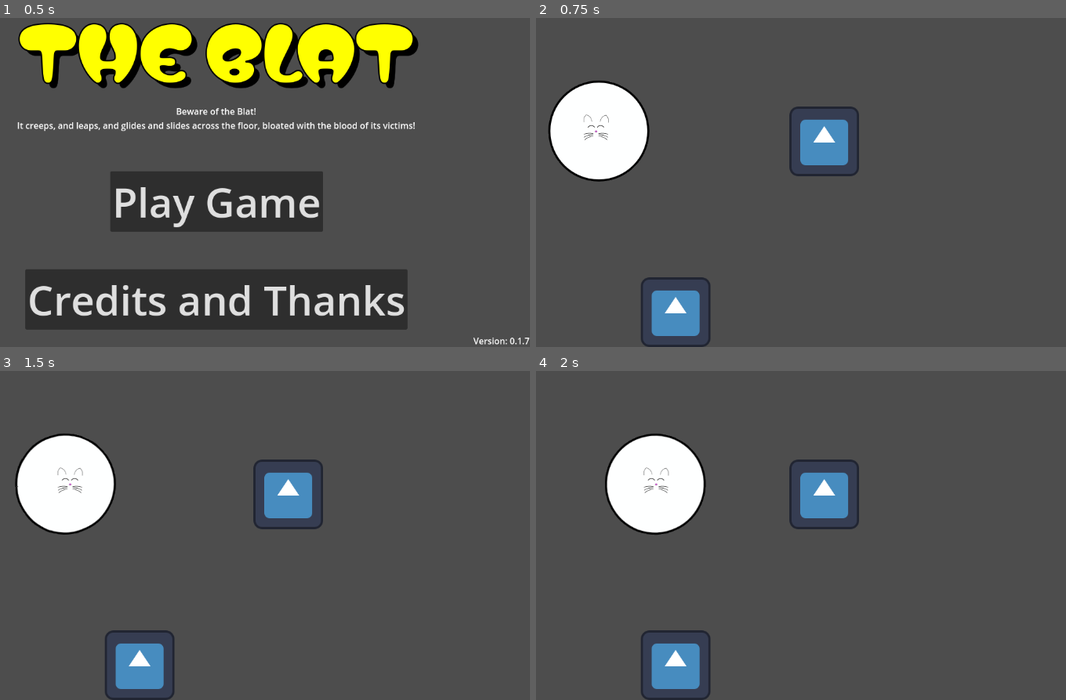
Above: before the commit, frames 1-4 (two rows, left to right).
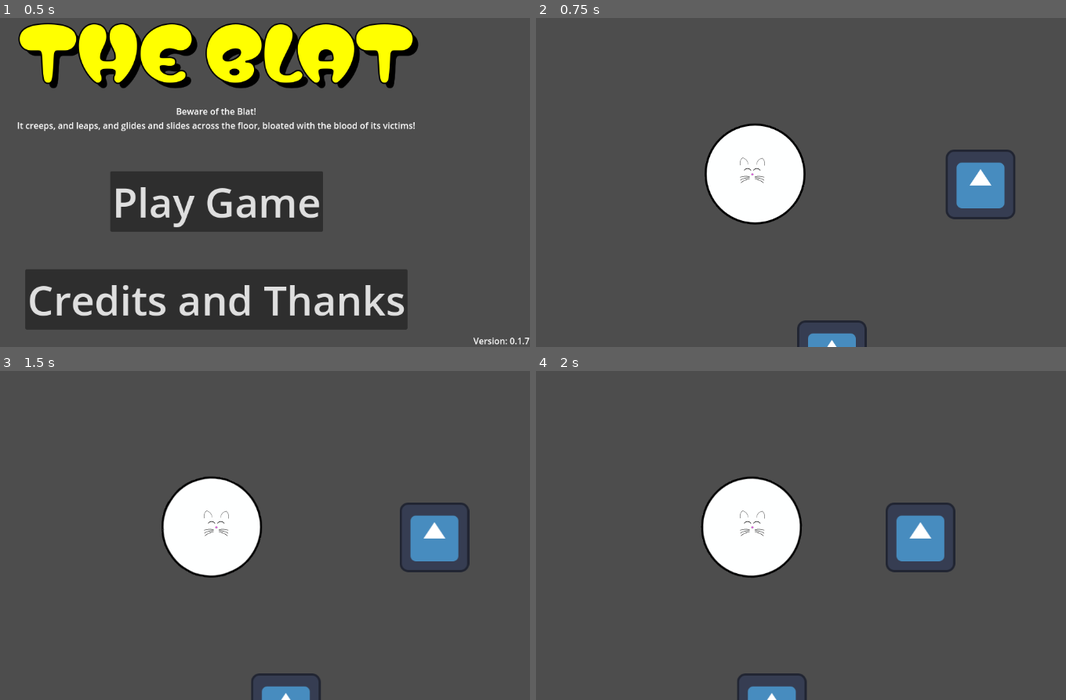
Above: after the commit, the same moments.

Repository: Gisleburt/gmtk-2024
Game: Godot game, scene res://menus/main_menu.tscn
The game is run twice, just before and just after one commit, with the same random seed, the same clock (stepped at 60 frames per second) and the same inputs. The engine's default icon, where the game draws it, is replaced by a stand-in: a white triangle on a blue panel in a dark square.
Inputs:
- Up to frame 1 (0.5 s): no input
- Up to frame 2 (0.75 s): click "Play Game" at 0.5 s
- Up to frame 3 (1.5 s): tap Enter at 1.25 s; hold D (right) from 1.28 s (still down)
- Up to frame 4 (2 s): keep holding D (right)

Frame 1 is identical in both runs. In frame 2, 14% of the frame differs, in the area x 2-91%, y 19-100%; in frame 3, 14%, in the area x 2-89%, y 19-100%; in frame 4, 14%.

Commit message:
put camera on TheBlat

Diff:
--- a/godot-project/characters/the_blat.tscn
+++ b/godot-project/characters/the_blat.tscn
@@ -3509,3 +3509,5 @@
 
 [node name="Sprite2D" type="Sprite2D" parent="TheBlatController"]
 texture = ExtResource("5_fari2")
+
+[node name="Camera2D" type="Camera2D" parent="TheBlatController"]
